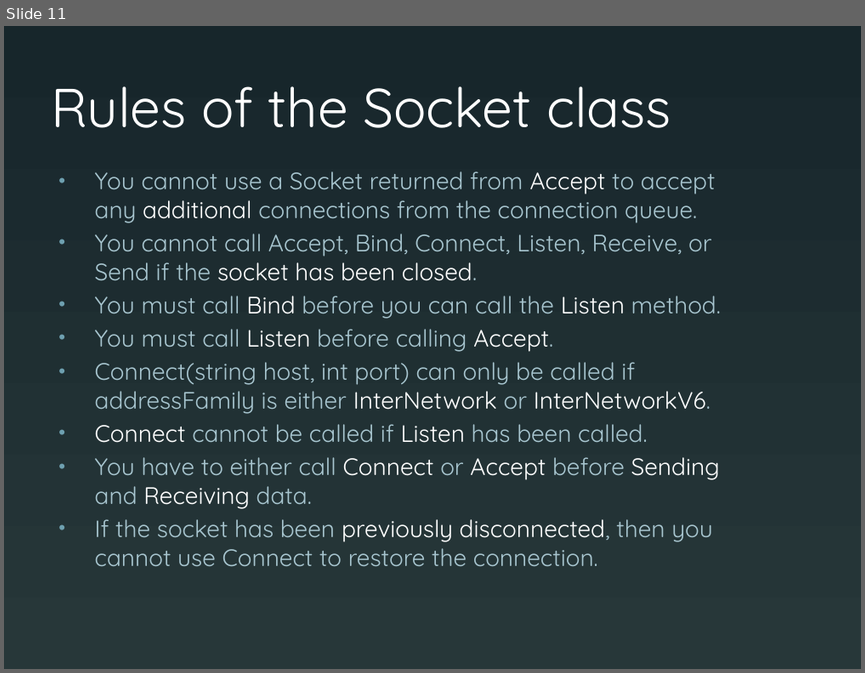
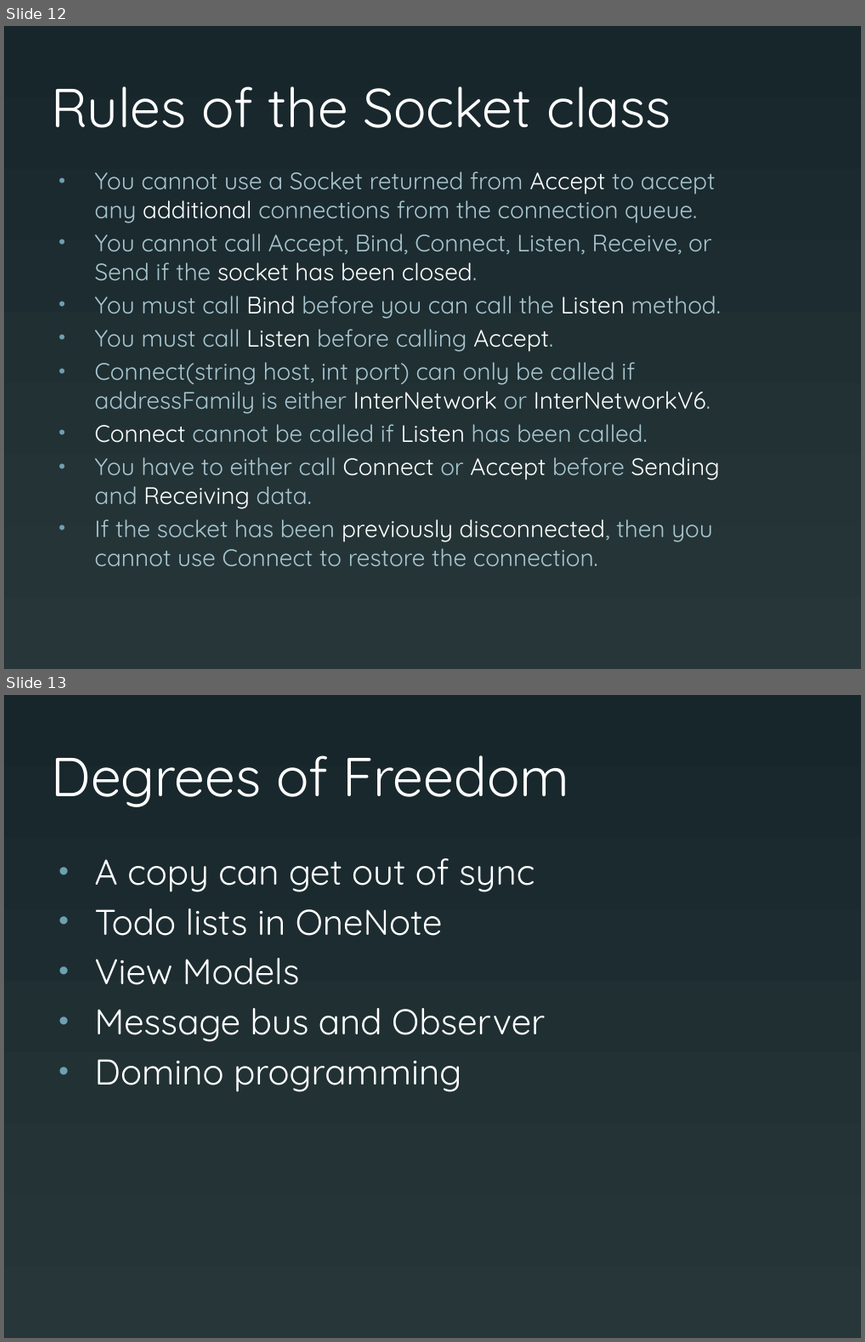
Before and after one commit to michaellperry/Provable-APIs, a slide deck: Presentation/4 Ways to Prevent Code Abuse.pptx. Shown one above the other, each under a label of ours: slide 11 before the commit, slides 12 and 13 after it. The pictures are 865x673 and 865x1342 pixels, drawn with LibreOffice and Linux fonts; fonts in the diff are those of the drawing. Boxes give left, top, right and bottom in pixels: in the first picture for what was removed or moved away, otherwise in the second. Text is boxed around its words. In the diff, an @@ line names an element or a change of style, - is before the commit and + after.

```diff
--- a/Presentation/4 Ways to Prevent Code Abuse.pptx
+++ b/Presentation/4 Ways to Prevent Code Abuse.pptx
@@ slide 13 added at box(4, 695, 861, 1338), background gradient #273739 to #17262B @@
@@ title added at box(51, 755, 570, 807), 46 pt, text #FFFFFF @@
+Degrees of Freedom
@@ text added at box(95, 858, 545, 1092), 30 pt, text #FFFFFF @@
+• A copy can get out of sync
+• Todo lists in OneNote
+• View Models
+• Message bus and Observer
+• Domino programming
@@ what was slide 11 is now slide 12 @@
```
Also in this commit, not shown: 1 slide changed, 1 other slide added.
